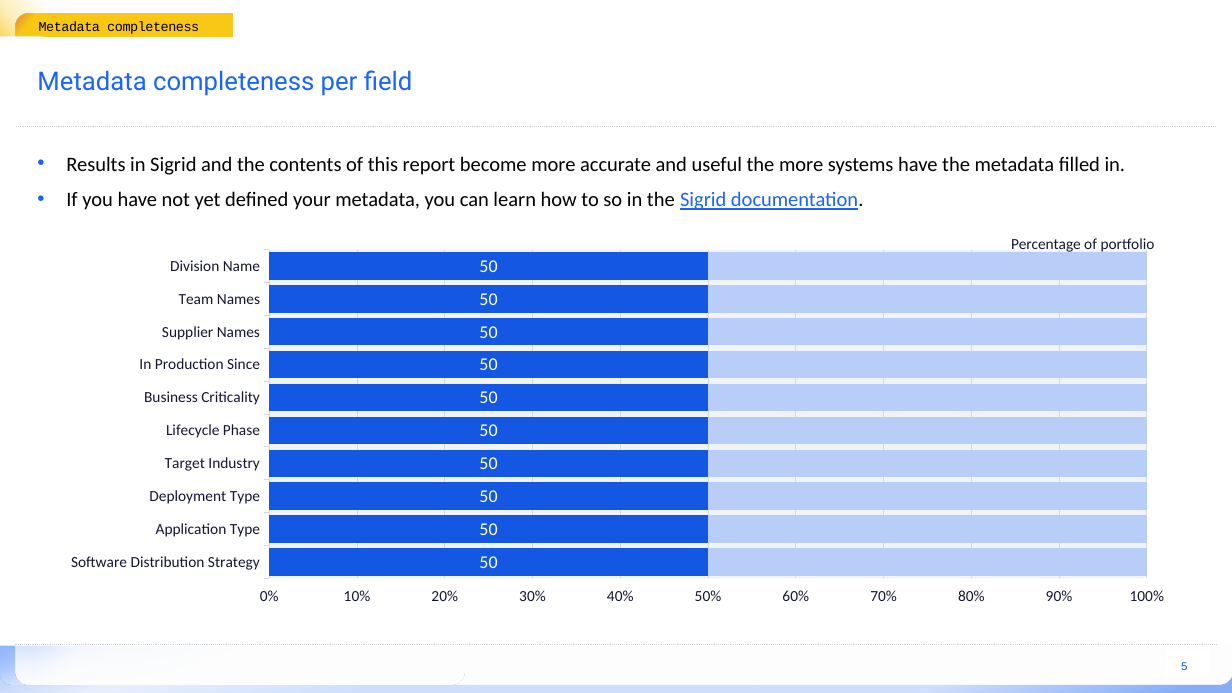
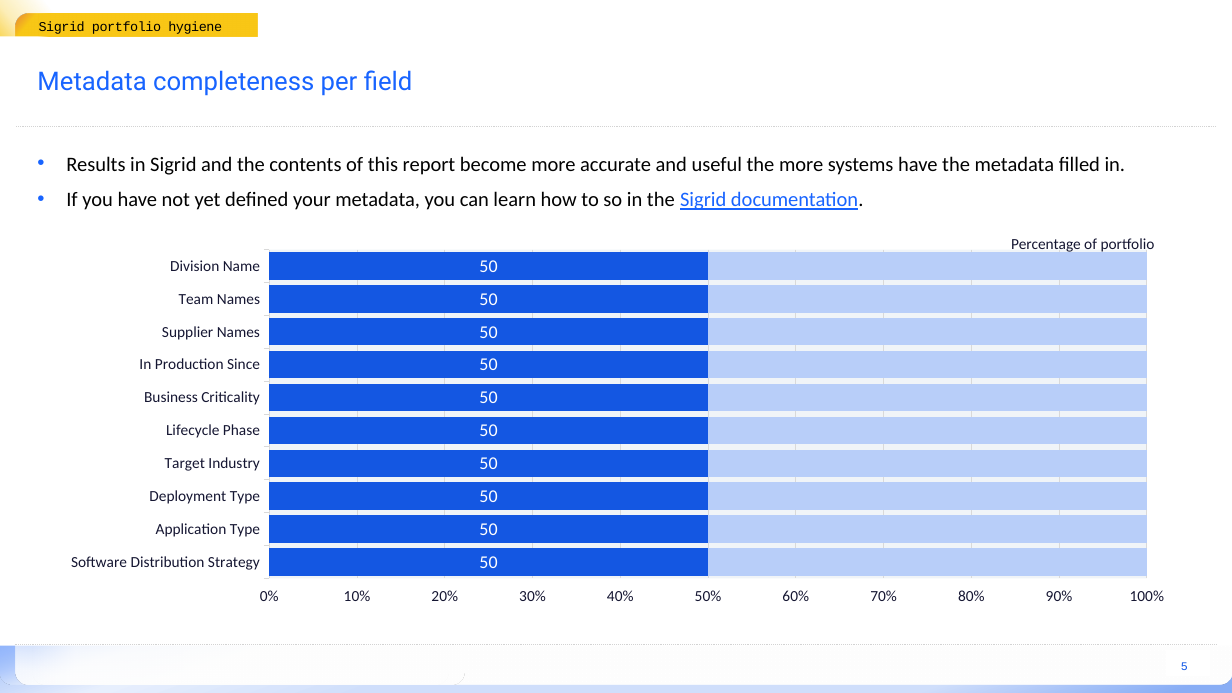
Before and after one commit to Sim007/sigrid-report-generator, a slide deck: slide 5 of src/report_generator/presets/templates/portfolio-baseline-report.pptx. Drawn at 1232x693 pixels with LibreOffice and Linux fonts; fonts in the diff are those of the drawing; background and template pictures are left out. Boxes give left, top, right and bottom in pixels: in the first picture for what was removed or moved away, otherwise in the second. Text is boxed around its words. In the diff, an @@ line names an element or a change of style, - is before the commit and + after.

```diff
--- a/src/report_generator/presets/templates/portfolio-baseline-report.pptx
+++ b/src/report_generator/presets/templates/portfolio-baseline-report.pptx
@@ text at (39,21,222,34): text changed @@
-Metadata completeness
+Sigrid portfolio hygiene
@@ text "Sigrid portfolio hygiene": place and size @@
-text "Sigrid portfolio hygiene" at (39,13,233,36)
+text "Sigrid portfolio hygiene" at (39,13,258,36)
```
Also in this commit, not shown: 6 other slides changed, 2 other files.
